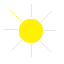
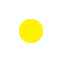
Two versions of the same layered image (64 x 64). Layer-by-layer changes:
painted on "Layer 2" over [3, 4, 56, 57]
painted on "Layer 3" over [3, 4, 56, 57]
